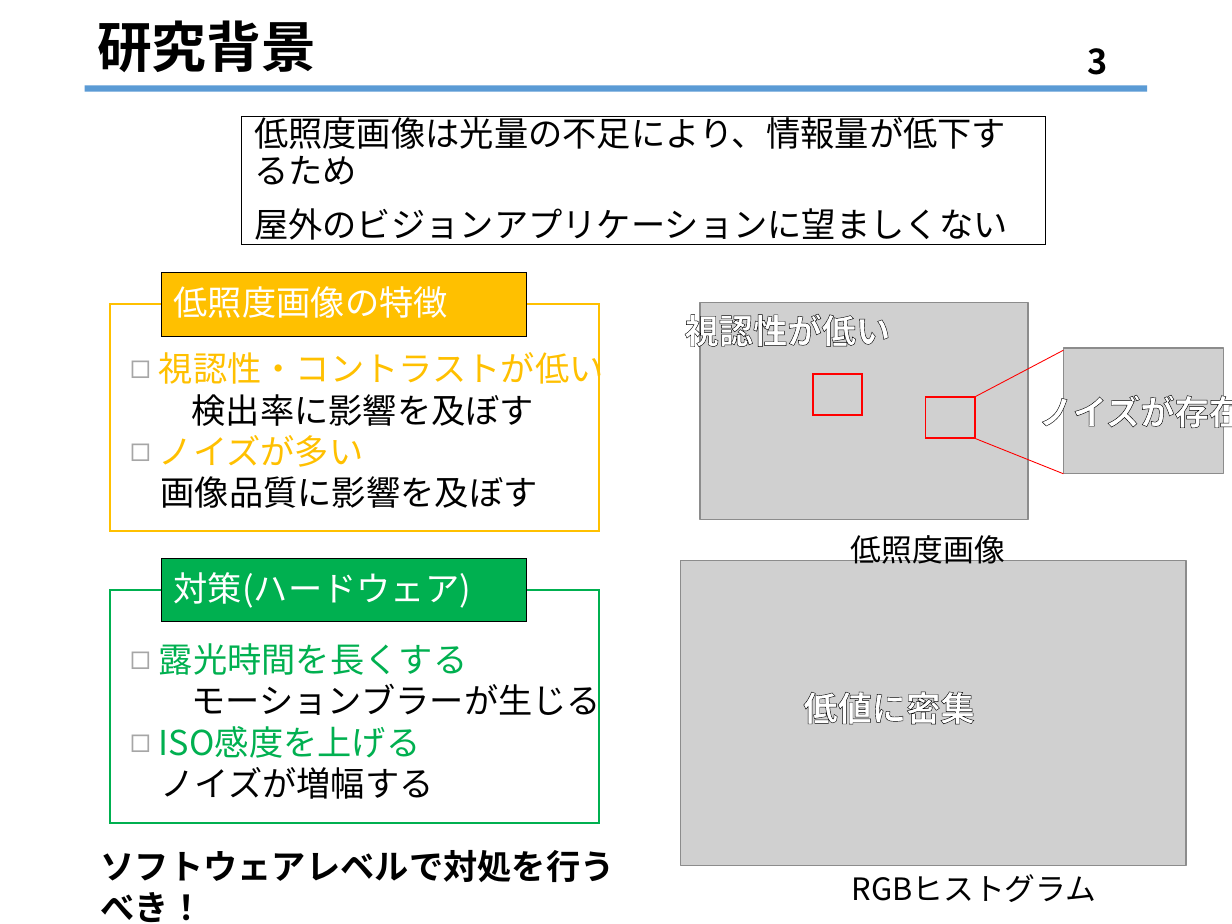
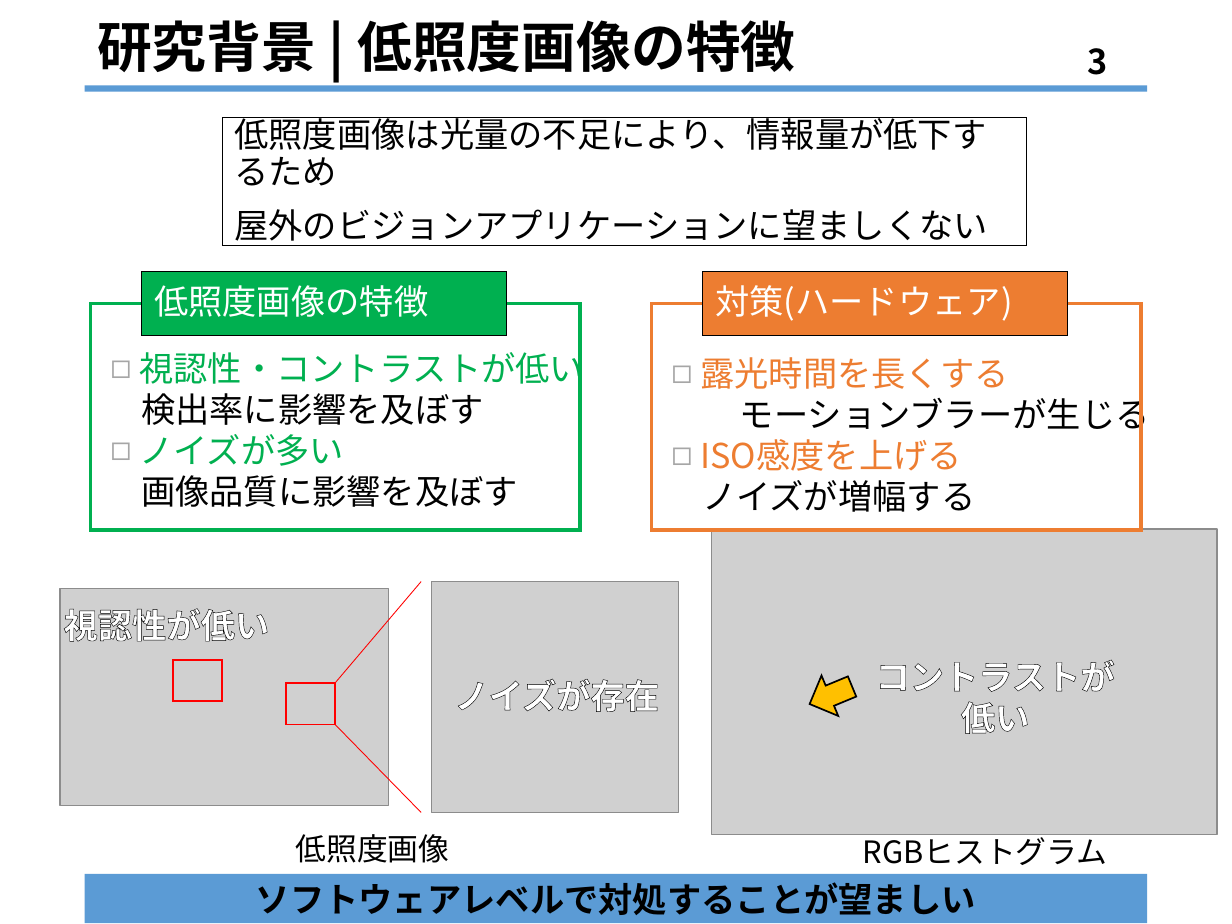
Before and after one commit to kazulive/IlluminationEnhancement, a slide deck: slide 3 of MySubject/slide/2019_04_25/2019_04_25_栗原.pptx. Drawn at 1232x924 pixels with LibreOffice and Linux fonts; fonts in the diff are those of the drawing; grey boxes stand for pictures. Boxes give left, top, right and bottom in pixels: in the first picture for what was removed or moved away, otherwise in the second. Text is boxed around its words. In the diff, an @@ line names an element or a change of style, - is before the commit and + after.

```diff
--- a/MySubject/slide/2019_04_25/2019_04_25_栗原.pptx
+++ b/MySubject/slide/2019_04_25/2019_04_25_栗原.pptx
@@ title at box(97, 20, 795, 72): text changed @@
-研究背景
+研究背景 | 低照度画像の特徴
@@ text "低照度画像の特徴" at box(142, 272, 506, 336): fill #FFC000 to #00B050 @@
@@ rectangle "対策(ハードウェア)": place and size @@
-rectangle "対策(ハードウェア)" at box(161, 558, 526, 622)
+rectangle "対策(ハードウェア)" at box(703, 272, 1068, 336)
@@ rectangle "対策(ハードウェア)" at box(703, 272, 1068, 336): fill #00B050 to #ED7D31 @@
@@ 2 texts, 2 rectangles: place and size @@
-2 texts, 2 rectangles at box(110, 117, 1046, 531)
+2 texts, 2 rectangles at box(90, 118, 1026, 530)
@@ rectangle at box(90, 303, 579, 530): outline #FFC000 1 pt to #00B050 2.25 pt @@
@@ rectangle added at box(652, 303, 1141, 530), outline #ED7D31 2.25 pt @@
@@ text at box(139, 346, 584, 466): text colour #FFC000 to #00B050 in "視認性・コントラストが低い", "ノイズが多い"; list level 2 to 1 in "検出率に影響を及ぼす" @@
@@ text "露光時間を長くする": place and size @@
-text "露光時間を長くする" at box(159, 643, 601, 799)
+text "露光時間を長くする" at box(700, 357, 1150, 512)
@@ text at box(700, 357, 1150, 471): text colour #00B050 to #ED7D31 in "露光時間を長くする", "ISO感度を上げる"; list level 2 to 1 in "モーションブラーが生じる" @@
@@ picture removed at box(1063, 347, 1223, 473) @@
@@ picture: place and size @@
-picture at box(681, 561, 1186, 866)
+picture at box(712, 529, 1217, 834)
@@ text "視認性が低い" rewrapped from box(685, 309, 891, 353) to box(64, 608, 270, 642) @@
@@ rectangle removed at box(110, 590, 599, 823) @@
@@ line moved from (975, 397) - (1063, 350) to (335, 683) - (421, 582) @@
@@ picture added at box(431, 582, 679, 812) @@
@@ 2 rectangles, 1 picture: place and size @@
-2 rectangles, 1 picture at box(700, 302, 1027, 519)
+2 rectangles, 1 picture at box(60, 589, 388, 806)
@@ text "ノイズが存在" rewrapped from box(1039, 390, 1232, 434) to box(454, 679, 659, 712) @@
@@ down arrow added at box(802, 667, 860, 724), fill #FFC000, outline #000000 1 pt @@
@@ text at box(875, 660, 1114, 734): text changed @@
-低値に密集
+コントラストが低い
@@ line moved from (975, 439) - (1063, 474) to (335, 724) - (421, 813) @@
@@ text "低照度画像" rewrapped from box(851, 530, 1005, 564) to box(296, 834, 450, 863) @@
@@ text "RGBヒストグラム" rewrapped from box(852, 874, 1097, 902) to box(862, 832, 1107, 865) @@
@@ text removed at box(101, 850, 615, 922) @@
-ソフトウェアレベルで対処を行うべき！
@@ rectangle added at box(85, 873, 1147, 923), fill #5B9BD5, 20 pt, text #000000, bold @@
+ソフトウェアレベルで対処することが望ましい
```
Also in this commit, not shown: 2 other slides changed, 4 slides added, 1 slide removed, 6 other files.
